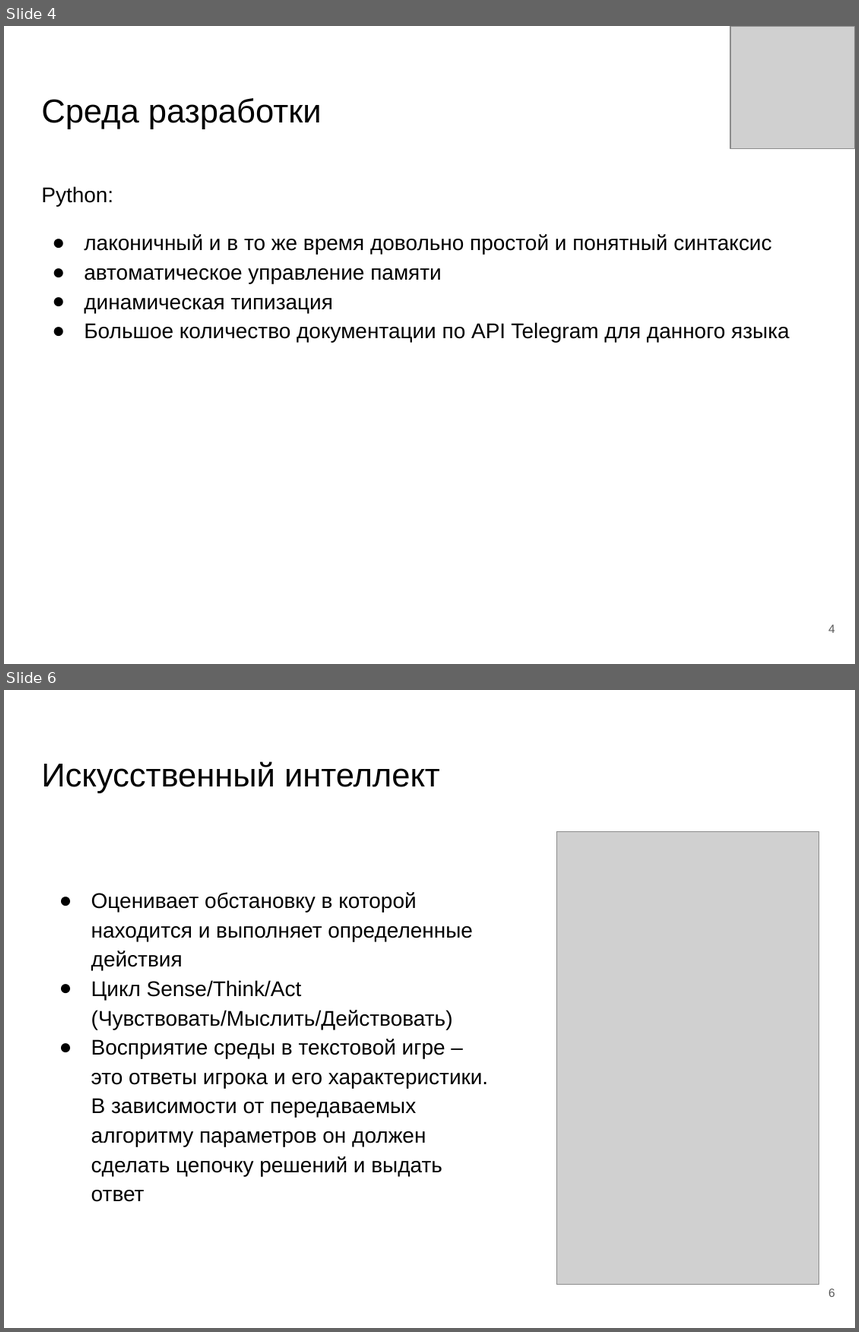
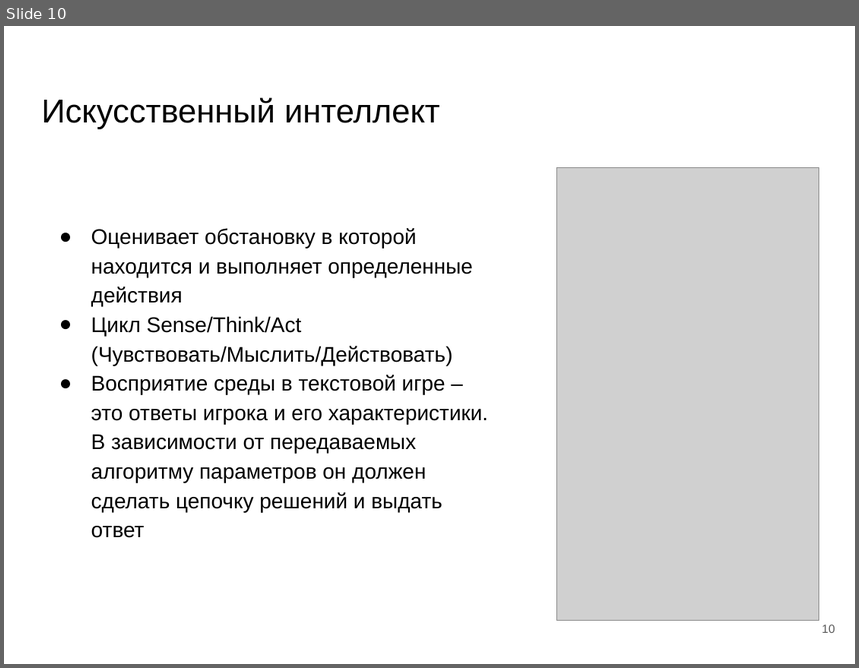
Before and after one commit to kolobok001/Uirs, a slide deck: otchet/Видякин Голушков.pptx. Shown one above the other, each under a label of ours: slides 4 and 6 before the commit, slide 10 after it; the slides between them are not shown. The pictures are 859x1332 and 859x668 pixels, drawn with LibreOffice and Linux fonts; fonts in the diff are those of the drawing; grey boxes stand for pictures. Boxes give left, top, right and bottom in pixels: in the first picture for what was removed or moved away, otherwise in the second. Text is boxed around its words. In the diff, an @@ line names an element or a change of style, - is before the commit and + after.

```diff
--- a/otchet/Видякин Голушков.pptx
+++ b/otchet/Видякин Голушков.pptx
@@ slide 4 removed at bbox=[4, 26, 855, 664], background #FFFFFF @@
@@ picture removed at bbox=[731, 26, 855, 148] @@
@@ title removed at bbox=[41, 98, 322, 129] @@
-Среда разработки
@@ text removed at bbox=[41, 186, 789, 342] @@
-Python:
-● лаконичный и в то же время довольно простой и понятный синтаксис
-● автоматическое управление памяти
-● динамическая типизация
-● Большое количество документации по API Telegram для данного языка
@@ page number removed at bbox=[829, 625, 835, 633] @@
-4
@@ what was slide 6 is now slide 10 @@
@@ page number at bbox=[822, 625, 835, 633]: text changed @@
-6
+10
```
Also in this commit, not shown: 3 slides changed, 8 slides added, 6 other slides removed, 1 other file.
